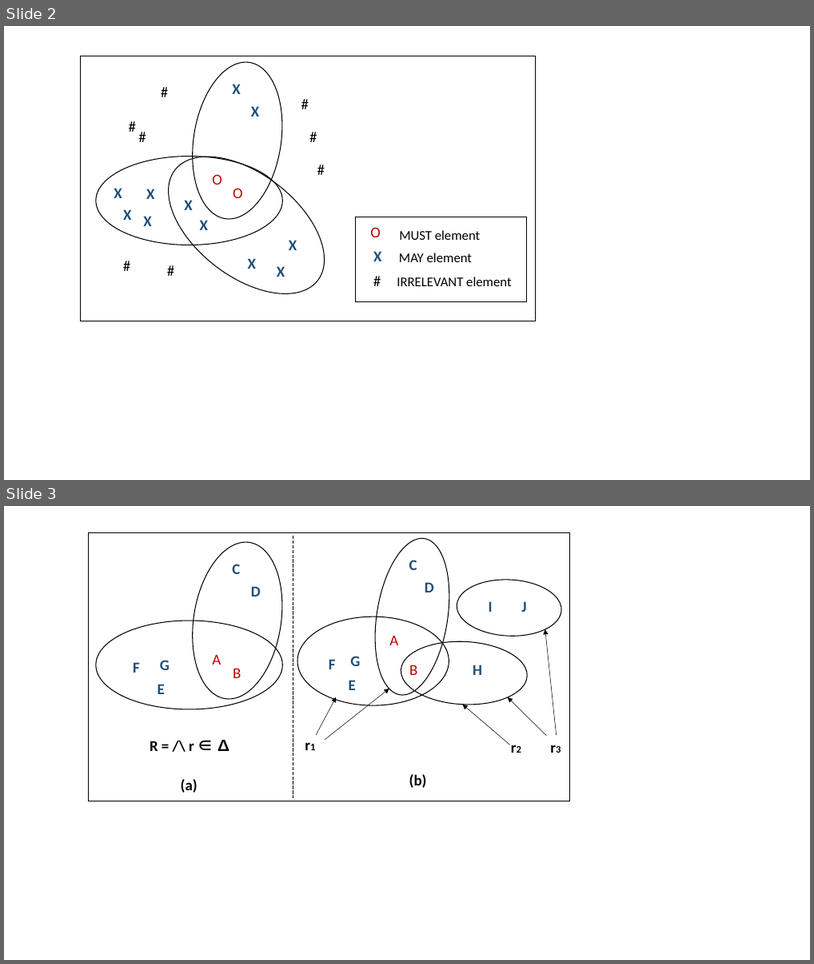
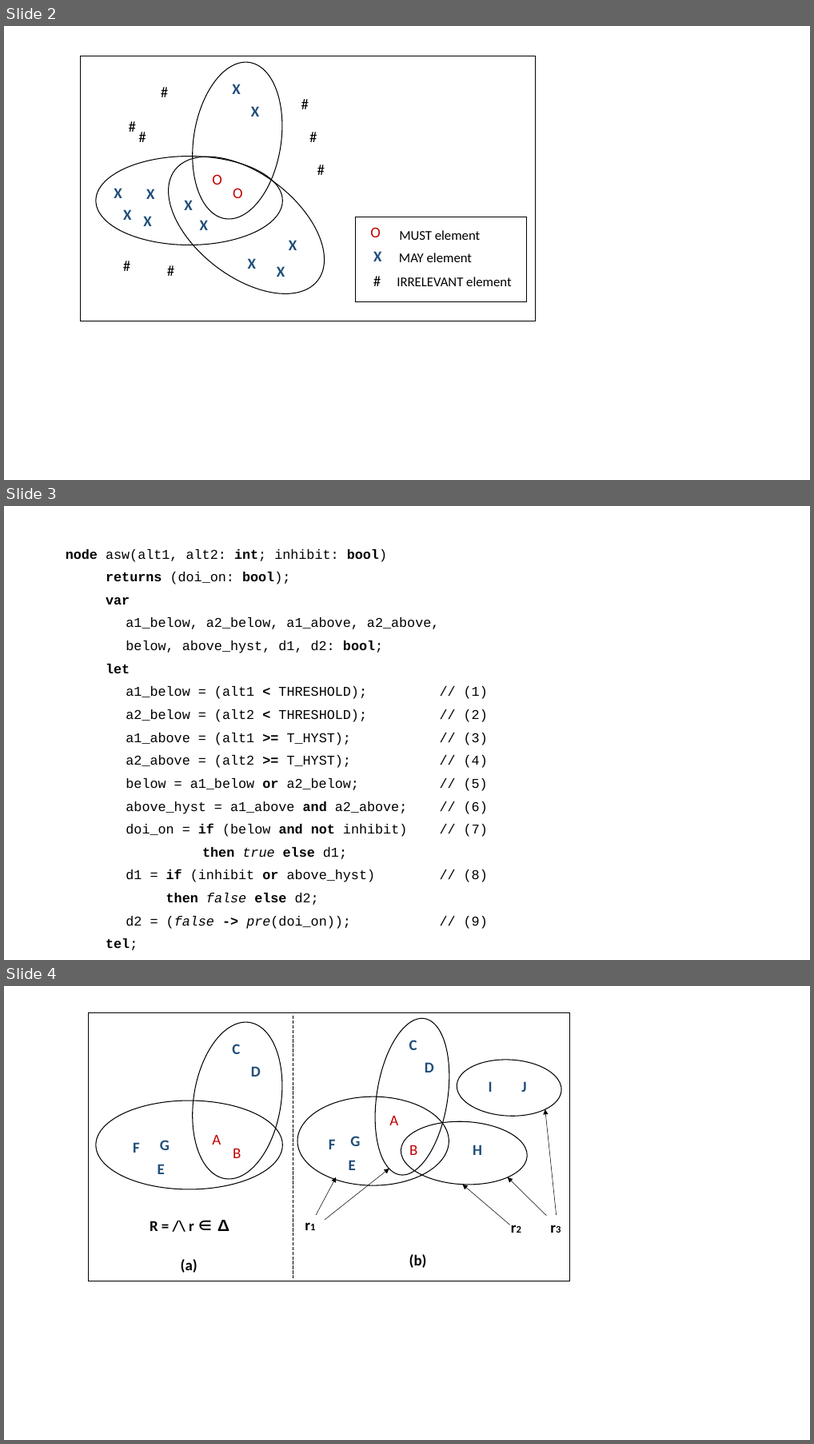
Before and after one commit to elaghs/Working, a slide deck: completeness/completeness_TEX/figs/figs.pptx. Shown one above the other, each under a label of ours: slides 2 and 3 before the commit, slides 2, 3 and 4 after it. The pictures are 814x964 and 814x1444 pixels, drawn with LibreOffice and Linux fonts; fonts in the diff are those of the drawing. Boxes give left, top, right and bottom in pixels: in the first picture for what was removed or moved away, otherwise in the second. Text is boxed around its words. In the diff, an @@ line names an element or a change of style, - is before the commit and + after.

```diff
--- a/completeness/completeness_TEX/figs/figs.pptx
+++ b/completeness/completeness_TEX/figs/figs.pptx
@@ slide 3 added at (4,506,810,960), background #FFFFFF @@
@@ text added at (66,549,488,928), 16 pt, text #000000 @@
+node asw(alt1, alt2: int; inhibit: bool)
+returns (doi_on: bool);
+var
+a1_below, a2_below, a1_above, a2_above,
+below, above_hyst, d1, d2: bool;
+let
+a1_below = (alt1 < THRESHOLD); // (1)
+a2_below = (alt2 < THRESHOLD); // (2)
+a1_above = (alt1 >= T_HYST); // (3)
+a2_above = (alt2 >= T_HYST); // (4)
+below = a1_below or a2_below; // (5)
+above_hyst = a1_above and a2_above; // (6)
+doi_on = if (below and not inhibit) // (7)
+then true else d1;
+d1 = if (inhibit or above_hyst) // (8)
+then false else d2;
+d2 = (false -> pre(doi_on)); // (9)
+tel;
@@ what was slide 3 is now slide 4 @@
```
Also in this commit, not shown: 20 other files.
